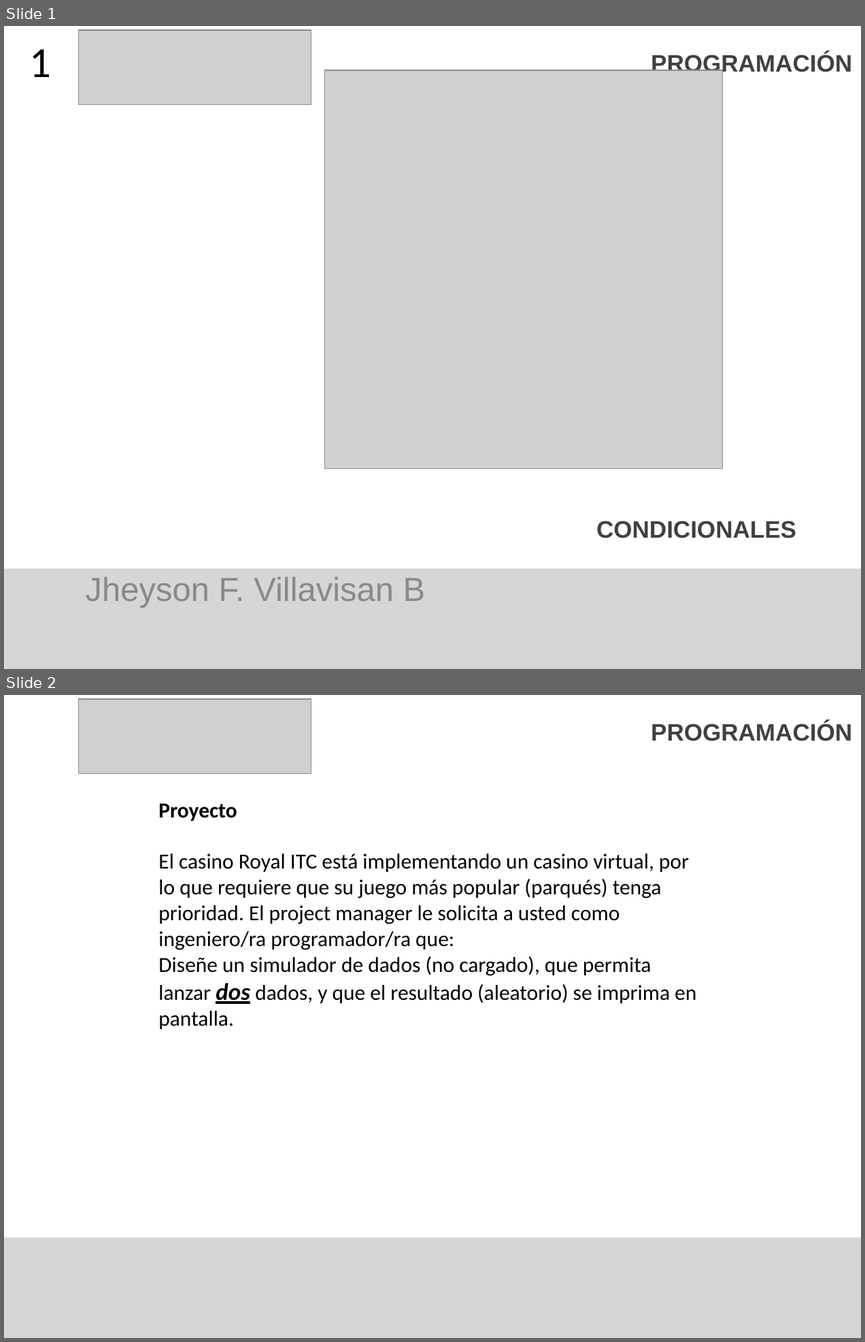
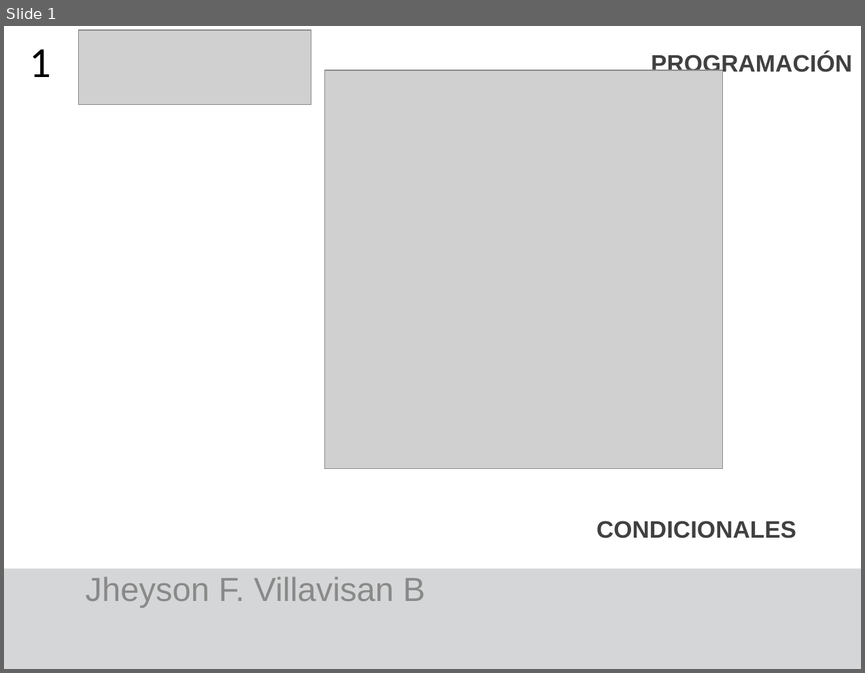
Before and after one commit to F4bian1012/Intro_Programacion, a slide deck: Sesion_10/Condicionales y ciclos.pptx. Shown one above the other, each under a label of ours: slides 1 and 2 before the commit, slide 1 after it. The pictures are 865x1342 and 865x673 pixels, drawn with LibreOffice and Linux fonts; fonts in the diff are those of the drawing; grey boxes stand for pictures. Boxes give left, top, right and bottom in pixels: in the first picture for what was removed or moved away, otherwise in the second. Text is boxed around its words. In the diff, an @@ line names an element or a change of style, - is before the commit and + after.

```diff
--- a/Sesion_10/Condicionales y ciclos.pptx
+++ b/Sesion_10/Condicionales y ciclos.pptx
@@ slide 2 removed at box(4, 695, 861, 1338), background #FFFFFF; not listed: 1 template element that a slide beside it also shows @@
@@ picture removed at box(79, 699, 311, 774) @@
@@ text removed at box(651, 722, 852, 741) @@
-PROGRAMACIÓN
@@ text removed at box(158, 803, 696, 1029) @@
-Proyecto
-El casino Royal ITC está implementando un casino virtual, por lo que requiere que su juego más popular (parqués) tenga prioridad. El project manager le solicita a usted como ingeniero/ra programador/ra que:
-Diseñe un simulador de dados (no cargado), que permita lanzar dos dados, y que el resultado (aleatorio) se imprima en pantalla.
```
Also in this commit, not shown: 5 slides changed, 1 slide added, 21 other slides removed, 9 other files.
